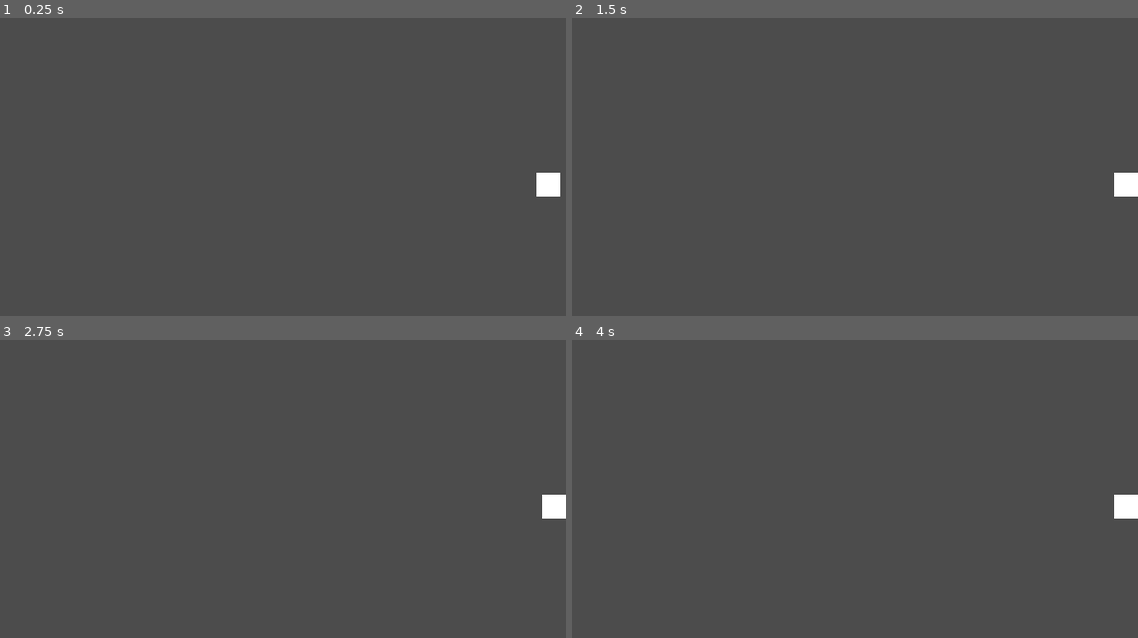
Above: before the commit, frames 1-4 (two rows, left to right).
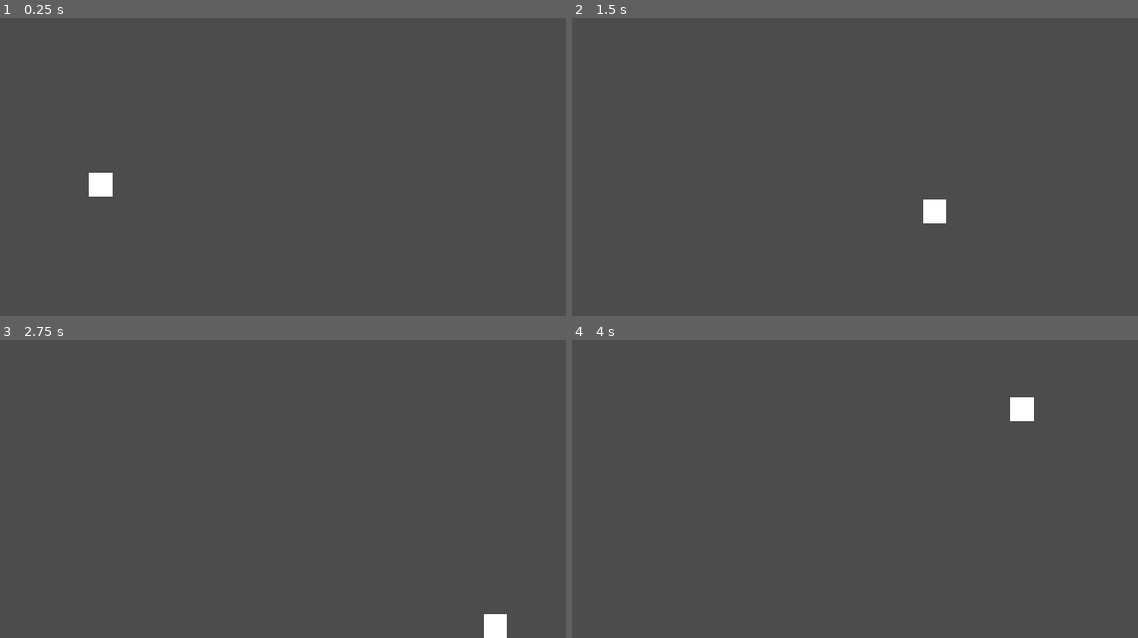
Above: after the commit, the same moments.

Repository: Noviv/BismarkUnchained
Game: Godot game, scene res://scenes/Main.tscn
Same seed, same stepped clock (60 frames per second), same inputs: the game is played once before the commit and once after it.
Inputs:
- Up to frame 1 (0.25 s): no input
- Up to frame 2 (1.5 s): hold D (player_right, bound only after the commit) 0.53-1.28 s; hold S (player_down, bound only after the commit) from 1.28 s (still down)
- Up to frame 3 (2.75 s): release S (player_down, bound only after the commit) at 2.03 s; hold D (player_right, bound only after the commit) from 2.03 s (still down)
- Up to frame 4 (4 s): release D (player_right, bound only after the commit) at 2.78 s; hold W (player_up, bound only after the commit) 2.78-3.53 s; hold A (player_left, bound only after the commit) from 3.53 s (still down)

The runs differ from the first frame. In frame 1, 0.7% of the frame differs, in the area x 15-99%, y 51-60%; in frame 2, 0.7%; in frame 3, 0.7%; in frame 4, 0.7%.

Commit message:
player movement with wasd. acceleration and velocity working

Diff:
--- a/BismarkUnchained/project.godot
+++ b/BismarkUnchained/project.godot
@@ -25,6 +25,29 @@
 window/size/height=720
 window/stretch/mode="2d"
 
+[input]
+
+player_up={
+"deadzone": 0.5,
+"events": [ Object(InputEventKey,"resource_local_to_scene":false,"resource_name":"","device":0,"alt":false,"shift":false,"control":false,"meta":false,"command":false,"pressed":false,"scancode":87,"unicode":0,"echo":false,"script":null)
+ ]
+}
+player_down={
+"deadzone": 0.5,
+"events": [ Object(InputEventKey,"resource_local_to_scene":false,"resource_name":"","device":0,"alt":false,"shift":false,"control":false,"meta":false,"command":false,"pressed":false,"scancode":83,"unicode":0,"echo":false,"script":null)
+ ]
+}
+player_left={
+"deadzone": 0.5,
+"events": [ Object(InputEventKey,"resource_local_to_scene":false,"resource_name":"","device":0,"alt":false,"shift":false,"control":false,"meta":false,"command":false,"pressed":false,"scancode":65,"unicode":0,"echo":false,"script":null)
+ ]
+}
+player_right={
+"deadzone": 0.5,
+"events": [ Object(InputEventKey,"resource_local_to_scene":false,"resource_name":"","device":0,"alt":false,"shift":false,"control":false,"meta":false,"command":false,"pressed":false,"scancode":68,"unicode":0,"echo":false,"script":null)
+ ]
+}
+
 [rendering]
 
 environment/default_environment="res://default_env.tres"
--- a/BismarkUnchained/scenes/KinematicBody2D.gd
+++ b/BismarkUnchained/scenes/KinematicBody2D.gd
@@ -1,4 +1,29 @@
 extends KinematicBody2D
 
-func _physics_process(delta):
-	move_and_collide(Vector2(50, 0))
+var velocity
+var curr_velocity = Vector2(0, 0)
+
+func _process(delta):
+	velocity = Vector2(0, 0)
+	#This will change to controller input
+	if Input.is_action_pressed("player_up"):
+		velocity += Vector2(0, -1)
+	if Input.is_action_pressed("player_down"):
+		velocity += Vector2(0, 1)
+	if Input.is_action_pressed("player_left"):
+		velocity += Vector2(-1, 0)
+	if Input.is_action_pressed("player_right"):
+		velocity += Vector2(1, 0)
+	velocity = velocity.normalized() * 10
+	var diff_velocity = velocity - curr_velocity
+	var accel = 30
+	if diff_velocity.length() >= 10 || velocity.length() == 0:
+		accel = 60
+	var new_velocity = curr_velocity + diff_velocity.normalized() * accel * delta
+	if new_velocity.length() > 10:
+		new_velocity = velocity
+	if new_velocity.length() < 0.5 && velocity.length() == 0:
+		new_velocity = velocity
+	velocity = new_velocity
+	move_and_collide(velocity)
+	curr_velocity = velocity
--- a/BismarkUnchained/scenes/Main.tscn
+++ b/BismarkUnchained/scenes/Main.tscn
@@ -1,12 +1,12 @@
 [gd_scene load_steps=3 format=2]
 
-[ext_resource path="res://scenes/Wall.tscn" type="PackedScene" id=1]
-[ext_resource path="res://scenes/Player.tscn" type="PackedScene" id=2]
+[ext_resource path="res://scenes/Player.tscn" type="PackedScene" id=1]
+[ext_resource path="res://scenes/Wall.tscn" type="PackedScene" id=2]
 
 [node name="Root" type="Node2D"]
 
-[node name="Wall" parent="." instance=ExtResource( 1 )]
+[node name="Wall" parent="." instance=ExtResource( 2 )]
 
-[node name="Player" parent="." instance=ExtResource( 2 )]
+[node name="Player" parent="." instance=ExtResource( 1 )]
 position = Vector2( 500, 500 )
 scale = Vector2( 1, 1 )
